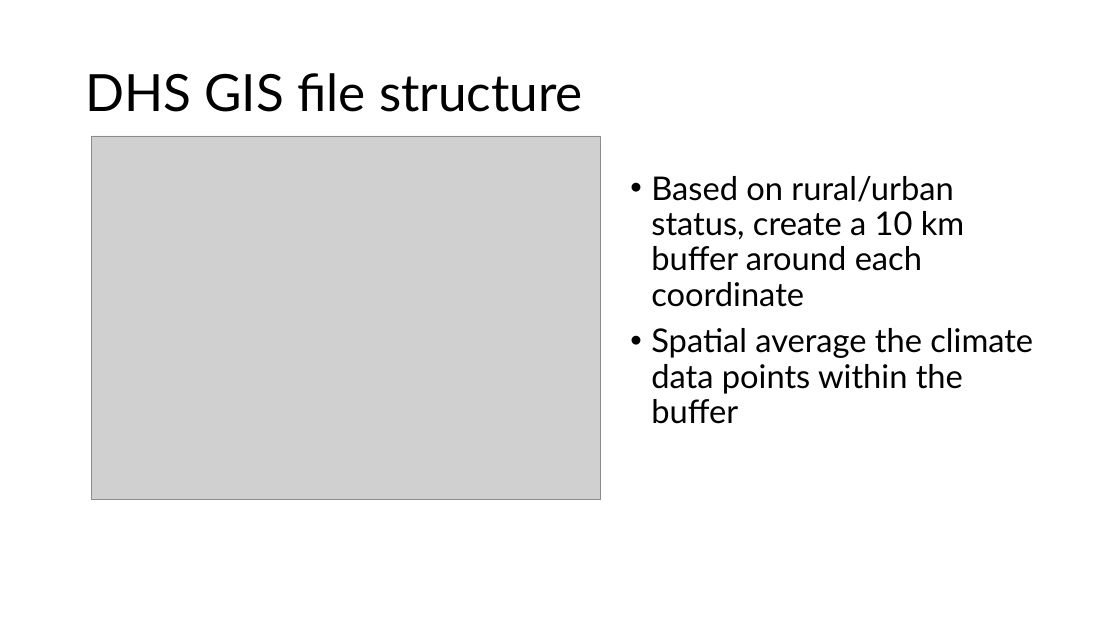
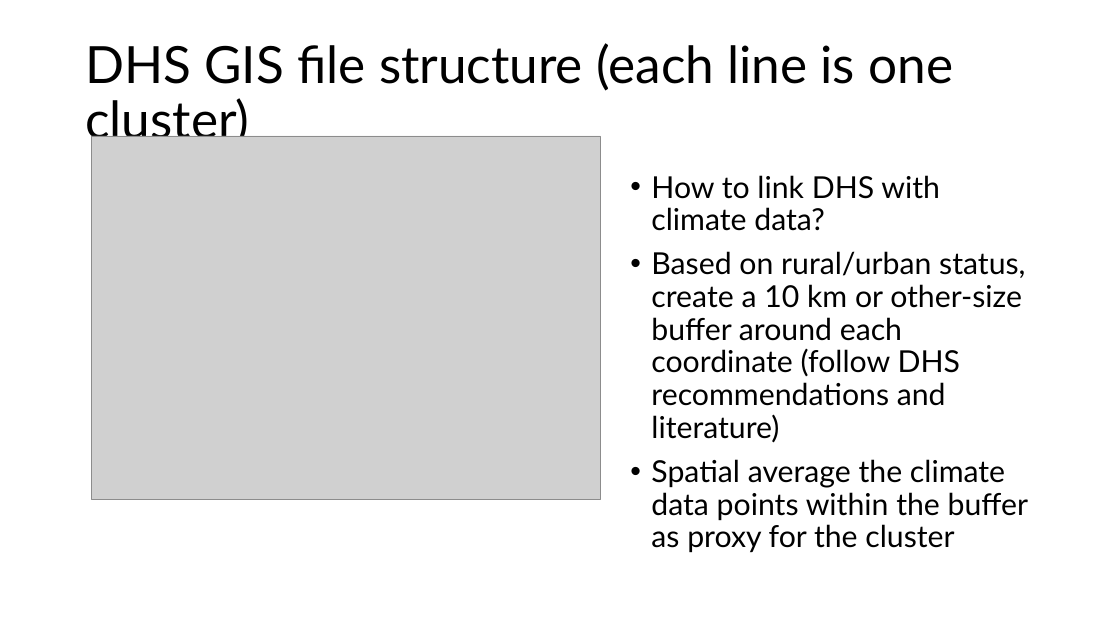
Before and after one commit to szkaifeng/ClimateDataIntro, a slide deck: slide 21 of Climate Data Introduction.pptx. Drawn at 1120x630 pixels with LibreOffice and Linux fonts; fonts in the diff are those of the drawing; grey boxes stand for pictures. Boxes give left, top, right and bottom in pixels: in the first picture for what was removed or moved away, otherwise in the second. Text is boxed around its words. In the diff, an @@ line names an element or a change of style, - is before the commit and + after.

Commit message:
update slides

```diff
--- a/Climate Data Introduction.pptx
+++ b/Climate Data Introduction.pptx
@@ title at (85,43,953,148): text changed @@
-DHS GIS file structure
+DHS GIS file structure (each line is one cluster)
@@ text at (651,175,1028,553): text changed; size 28 to 25.9 pt @@
-• Based on rural/urban status, create a 10 km buffer around each coordinate
-• Spatial average the climate data points within the buffer
+• How to link DHS with climate data?
+• Based on rural/urban status, create a 10 km or other-size buffer around each coordinate (follow DHS recommendations and literature)
+• Spatial average the climate data points within the buffer as proxy for the cluster
```
Also in this commit, not shown: 11 other slides changed.
